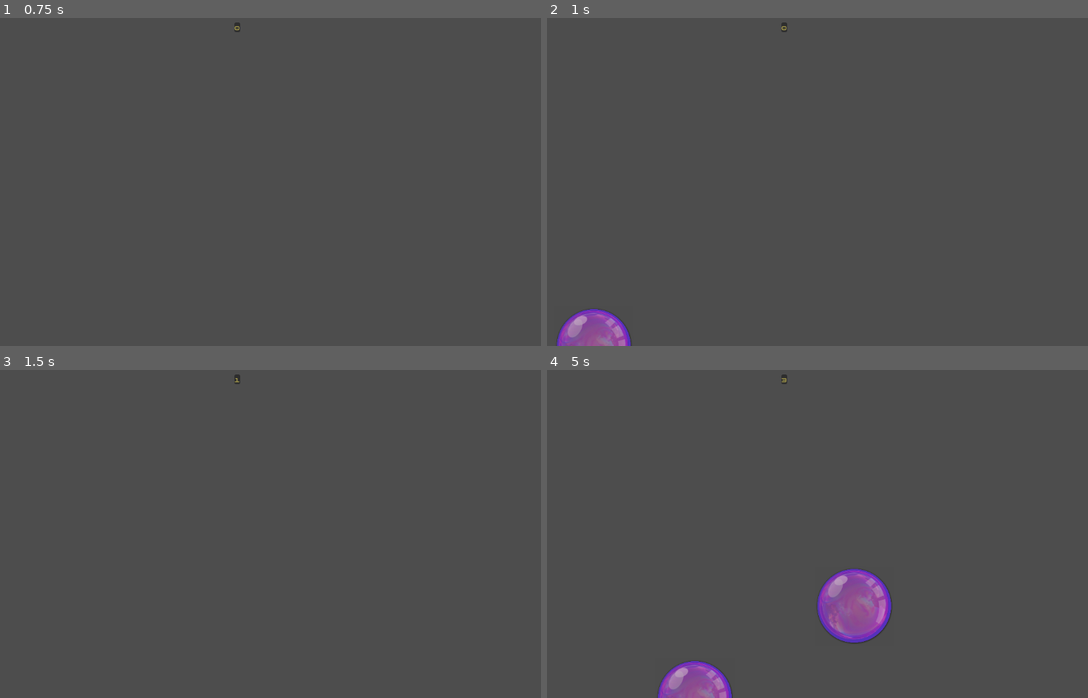
Above: before the commit, frames 1-4 (two rows, left to right).
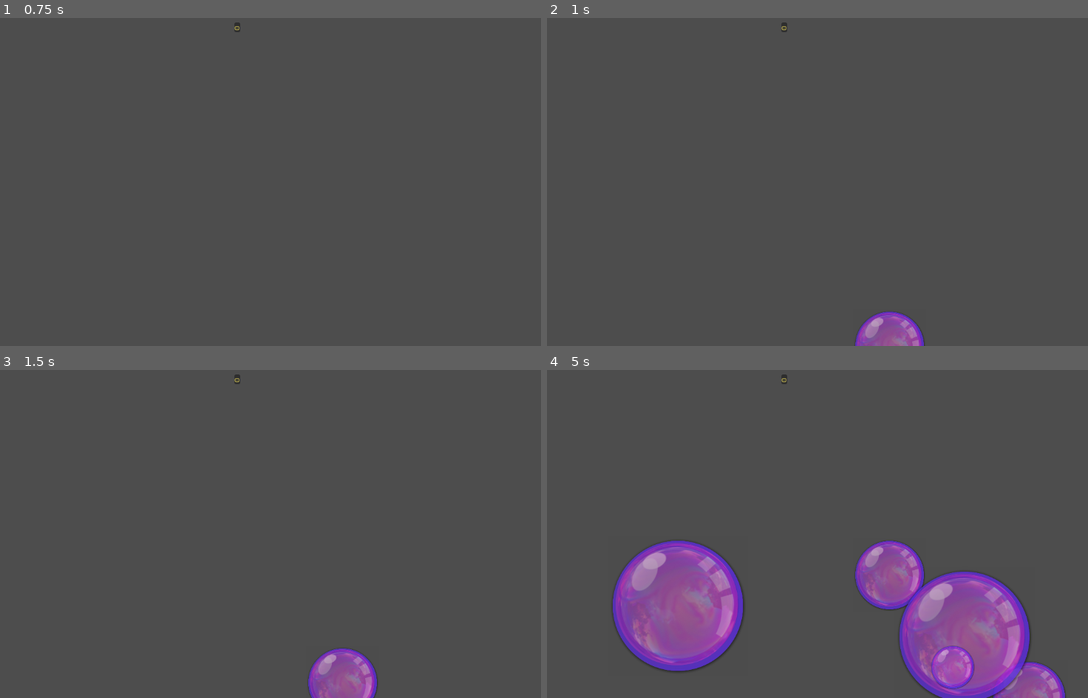
Above: after the commit, the same moments.

Repository: PatOConnor/bubble-pop
Game: Godot game, scene res://Main/Main.tscn
Same seed, same stepped clock (60 frames per second), same inputs: the game is played once before the commit and once after it.
Inputs (mouse positions are in pixels of both pictures, inside the frame that each line leads up to):
- Up to frame 1 (0.75 s): tap Enter at 0.5 s; move the mouse to (373, 162) at 0.52 s; click (373, 162) at 0.67 s
- Up to frame 2 (1 s): no input
- Up to frame 3 (1.5 s): move the mouse to (48, 691) at 1.27 s; click (48, 691) at 1.42 s
- Up to frame 4 (5 s): move the mouse to (849, 458) at 2.02 s; click (849, 458) at 2.17 s; move the mouse to (763, 599) at 2.77 s; click (763, 599) at 2.92 s; move the mouse to (887, 681) at 3.52 s; click (887, 681) at 3.67 s; move the mouse to (693, 691) at 4.27 s; click (693, 691) at 4.42 s

Frame 1 is identical in both runs. In frame 2, 2.3% of the frame differs, in the area x 1-70%, y 88-100%; in frame 3, 1.6%; in frame 4, 21%, in the area x 12-96%, y 2-100%.

Commit message:
bubbles come in different sizes

Diff:
--- a/Code/Main/Main.gd
+++ b/Code/Main/Main.gd
@@ -14,6 +14,8 @@
 func spawn_bubble():
 	var new_bubble:Bubble = BUBBLE.instantiate()
 	new_bubble.main = self
+	new_bubble.scale.x = randf_range(0.5,2)
+	new_bubble.scale.y = new_bubble.scale.x
 	new_bubble.position.x = randi_range(0,get_viewport().size.x)
 	new_bubble.position.y = get_viewport().size.y
 	add_child(new_bubble)
